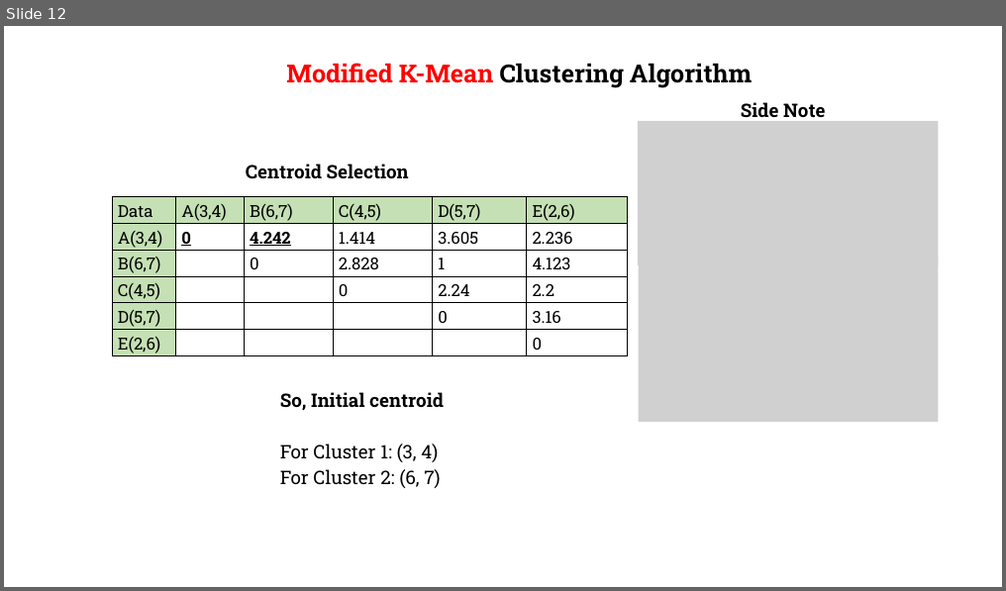
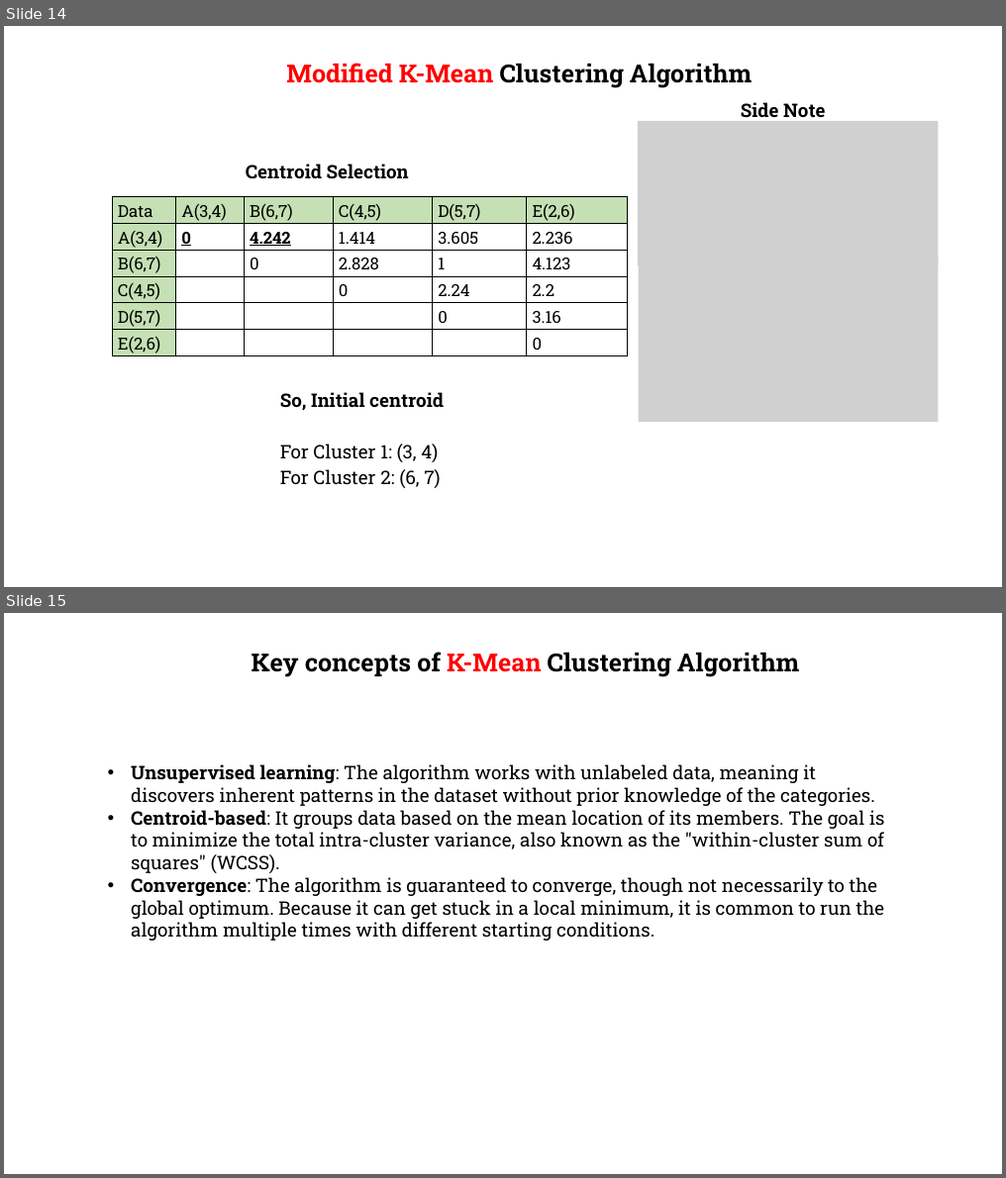
Before and after one commit to gmrr40058/data-science-ml-python-ostad, a slide deck: Class Modules/Module 14_Machine Learning-K Means Clustering, Time Seires Analysis/Class 1_K Means Clustering/K-Mean Clustering.pptx. Shown one above the other, each under a label of ours: slide 12 before the commit, slides 14 and 15 after it. The pictures are 1006x591 and 1006x1178 pixels, drawn with LibreOffice and Linux fonts; fonts in the diff are those of the drawing; grey boxes stand for pictures; background and template pictures are left out. Boxes give left, top, right and bottom in pixels: in the first picture for what was removed or moved away, otherwise in the second. Text is boxed around its words. In the diff, an @@ line names an element or a change of style, - is before the commit and + after.

```diff
--- a/Class Modules/Module 14_Machine Learning-K Means Clustering, Time Seires Analysis/Class 1_K Means Clustering/K-Mean Clustering.pptx
+++ b/Class Modules/Module 14_Machine Learning-K Means Clustering, Time Seires Analysis/Class 1_K Means Clustering/K-Mean Clustering.pptx
@@ slide 15 added at [4,613,1002,1174], background picture (left out) @@
@@ text added at [252,652,799,677], 24 pt, text #000000, bold @@
+Key concepts of K-Mean Clustering Algorithm
@@ text added at [131,764,885,941], 18 pt, text #000000 @@
+• Unsupervised learning: The algorithm works with unlabeled data, meaning it discovers inherent patterns in the dataset without prior knowledge of the categories.
+• Centroid-based: It groups data based on the mean location of its members. The goal is to minimize the total intra-cluster variance, also known as the "within-cluster sum of squares" (WCSS).
+• Convergence: The algorithm is guaranteed to converge, though not necessarily to the global optimum. Because it can get stuck in a local minimum, it is common to run the algorithm multiple times with different starting conditions.
@@ what was slide 12 is now slide 14 @@
```
Also in this commit, not shown: 5 slides changed, 5 other slides added, 1 other file.
